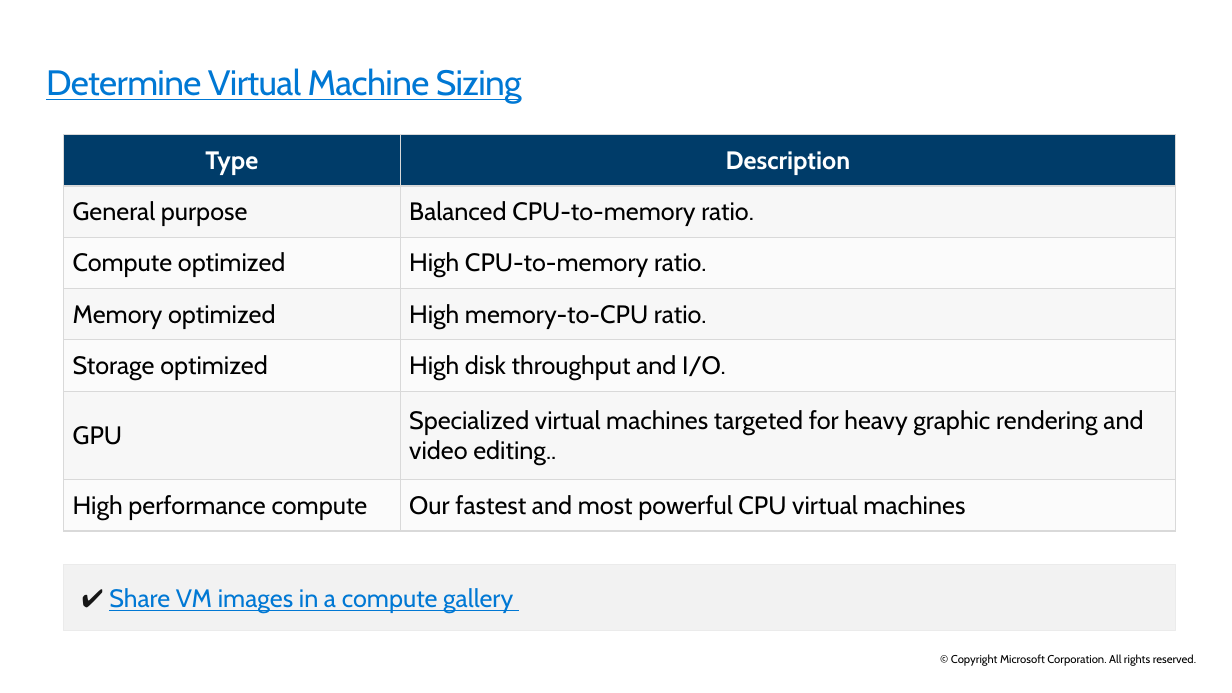
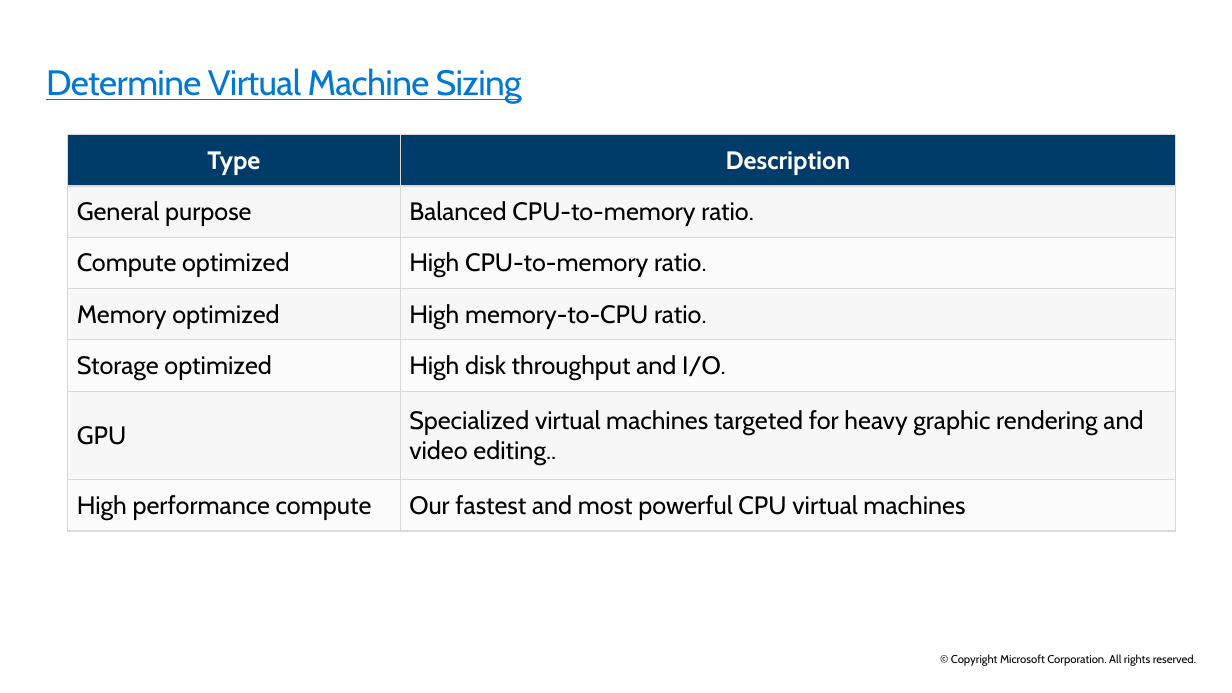
Before and after one commit to ryanpbetts/az-104-material, a slide deck: slide 7 of Slides/AZ-104T00A-ENU-PowerPoint_08 - done.pptx. Drawn at 1232x693 pixels with LibreOffice and Linux fonts; fonts in the diff are those of the drawing. Boxes give left, top, right and bottom in pixels: in the first picture for what was removed or moved away, otherwise in the second. Text is boxed around its words. In the diff, an @@ line names an element or a change of style, - is before the commit and + after.

Commit message:
further updates

```diff
--- a/Slides/AZ-104T00A-ENU-PowerPoint_08 - done.pptx
+++ b/Slides/AZ-104T00A-ENU-PowerPoint_08 - done.pptx
@@ table resized from (x1=63, y1=135, x2=1176, y2=532) to (x1=68, y1=135, x2=1176, y2=532) @@
@@ rectangle removed at (x1=63, y1=564, x2=1176, y2=630) @@
-✔️ Share VM images in a compute gallery
```
